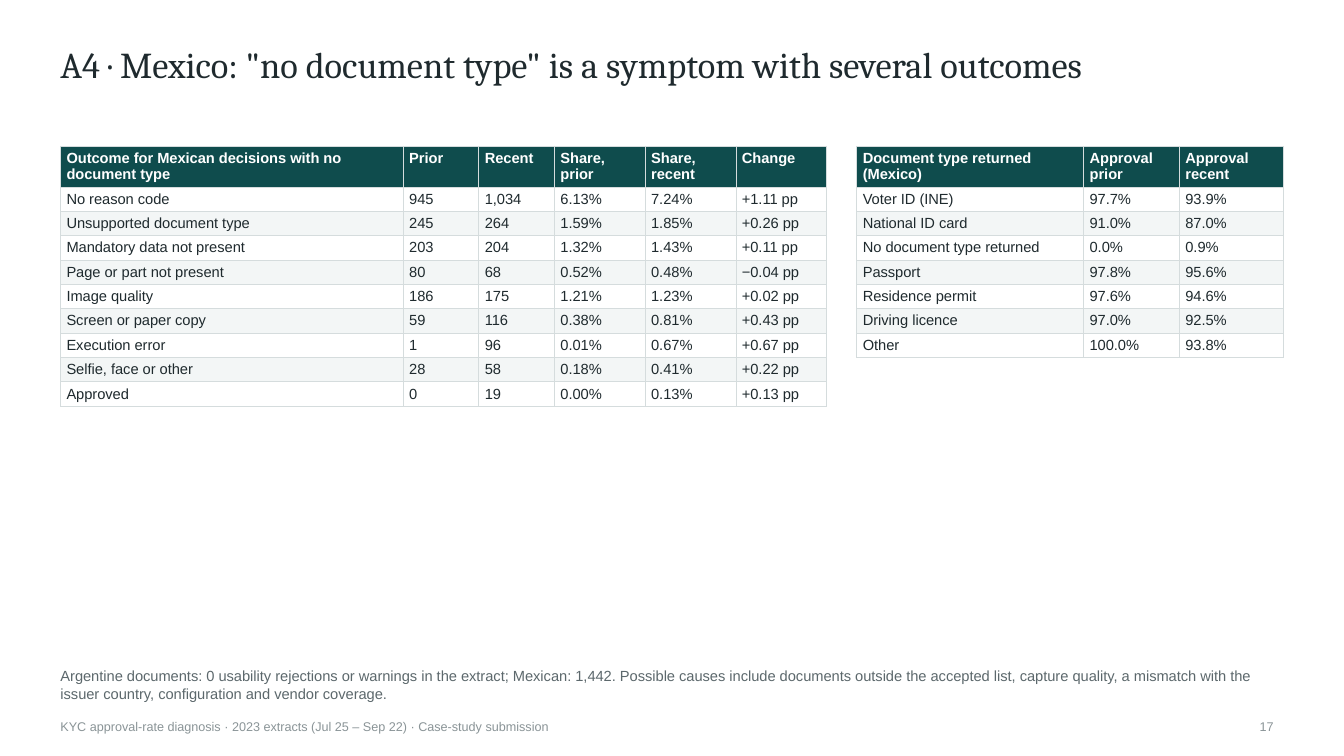
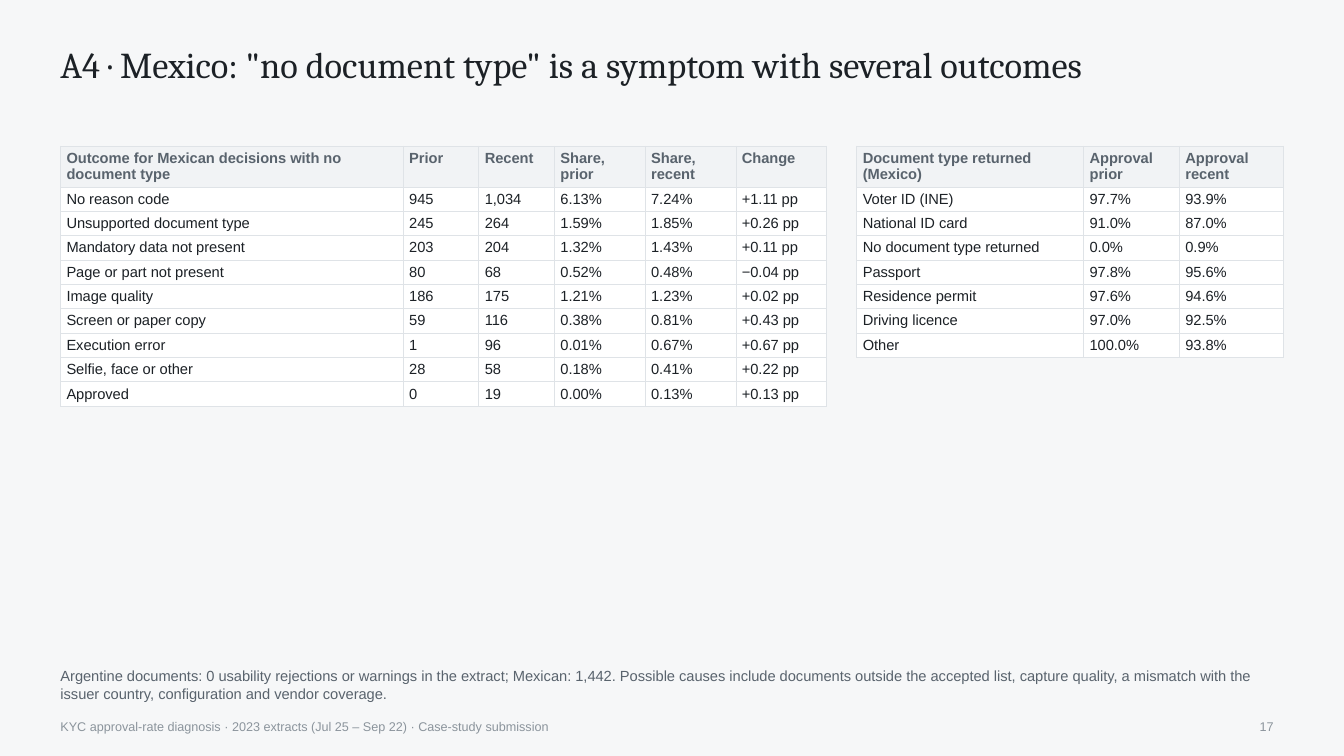
Before and after one commit to prosolkin/arq-kyc, a slide deck: slide 17 of analysis/export/kyc-approval-deck.pptx. Drawn at 1344x756 pixels with LibreOffice and Linux fonts; fonts in the diff are those of the drawing. Boxes give left, top, right and bottom in pixels: in the first picture for what was removed or moved away, otherwise in the second. Text is boxed around its words. In the diff, an @@ line names an element or a change of style, - is before the commit and + after.

```diff
--- a/analysis/export/kyc-approval-deck.pptx
+++ b/analysis/export/kyc-approval-deck.pptx
@@ background #FFFFFF to #F6F7F8 @@
@@ table at [60,146,827,406] @@
@@ fill #0F4C4D to #F1F3F5 in row 1 @@
@@ fill #F3F6F6 to #FFFFFF in 24 cells @@
@@ text colour #FFFFFF to #59636D in "Outcome for Mexican decisions with no document ...", "Prior", "Recent", "Share, prior" and 2 more places @@
@@ text colour #1F2A2E to #1C2126 in "No reason code", "945", "1,034", "6.13%" and 50 more places @@
@@ borders changed @@
@@ table at [857,146,1284,354] @@
@@ fill #0F4C4D to #F1F3F5 in row 1 @@
@@ fill #F3F6F6 to #FFFFFF in 9 cells @@
@@ text colour #FFFFFF to #59636D in "Document type returned (Mexico)", "Approval prior", "Approval recent" @@
@@ text colour #1F2A2E to #1C2126 in "Voter ID (INE)", "97.7%", "93.9%", "National ID card" and 17 more places @@
@@ borders changed @@
```
Also in this commit, not shown: 22 other slides changed, 1 slide added, 1 slide removed, 7 other files.
